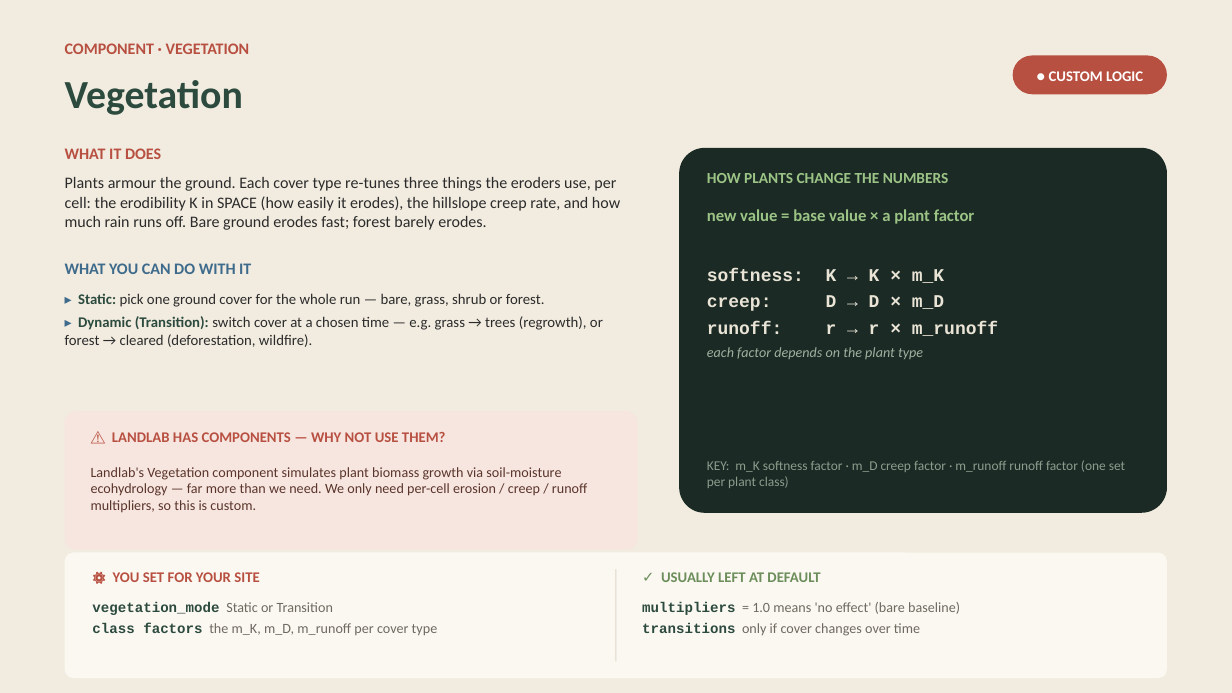
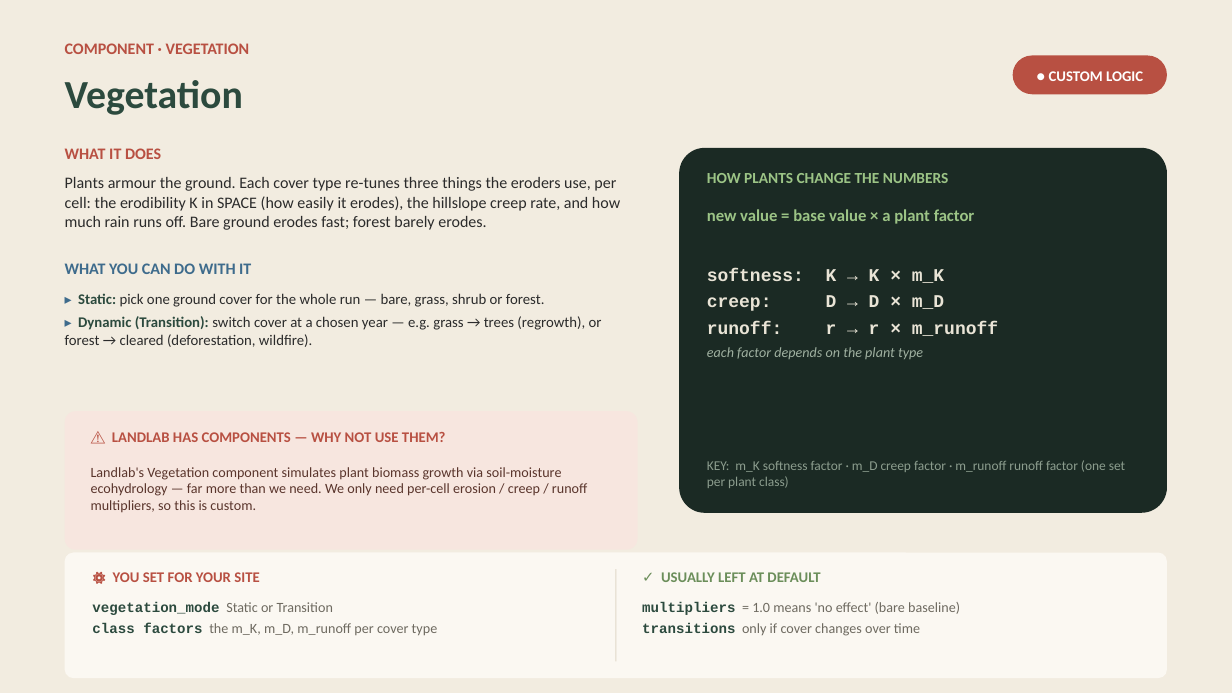
Before and after one commit to vinuri-s/landEvolve, a slide deck: slide 12 of LandEvolve_Components_Manual.pptx. Drawn at 1232x693 pixels with LibreOffice and Linux fonts; fonts in the diff are those of the drawing. Boxes give left, top, right and bottom in pixels: in the first picture for what was removed or moved away, otherwise in the second. Text is boxed around its words. In the diff, an @@ line names an element or a change of style, - is before the commit and + after.

```diff
--- a/LandEvolve_Components_Manual.pptx
+++ b/LandEvolve_Components_Manual.pptx
@@ text at bbox=[65, 316, 602, 347]: text changed @@
-▸ Dynamic (Transition): switch cover at a chosen time — e.g. grass → trees (regrowth), or forest → cleared (deforestation, wildfire).
+▸ Dynamic (Transition): switch cover at a chosen year — e.g. grass → trees (regrowth), or forest → cleared (deforestation, wildfire).
```
Also in this commit, not shown: 23 other files.
